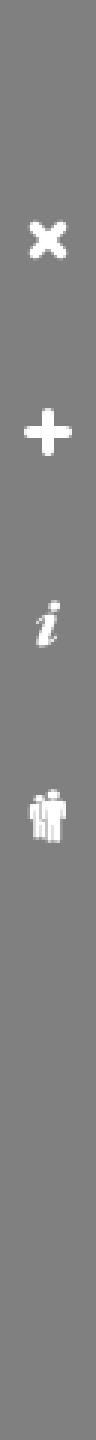
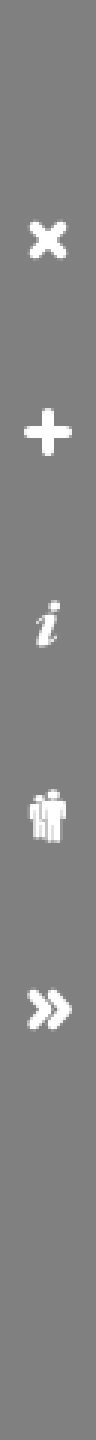
Layer changes from the first 96x1440 image to the second:
added group ">>" with 4 layers above "Layer 1" over [27, 987, 72, 1032]
added layer "Shape 3 copy 4" in group ">>" over [45, 987, 72, 1017]
added layer "Shape 3 copy 5" in group ">>" over [45, 1002, 72, 1032]
added layer "Shape 3 copy 6" in group ">>" over [27, 987, 54, 1017]
added layer "Shape 3 copy 7" in group ">>" over [27, 1002, 54, 1032]
